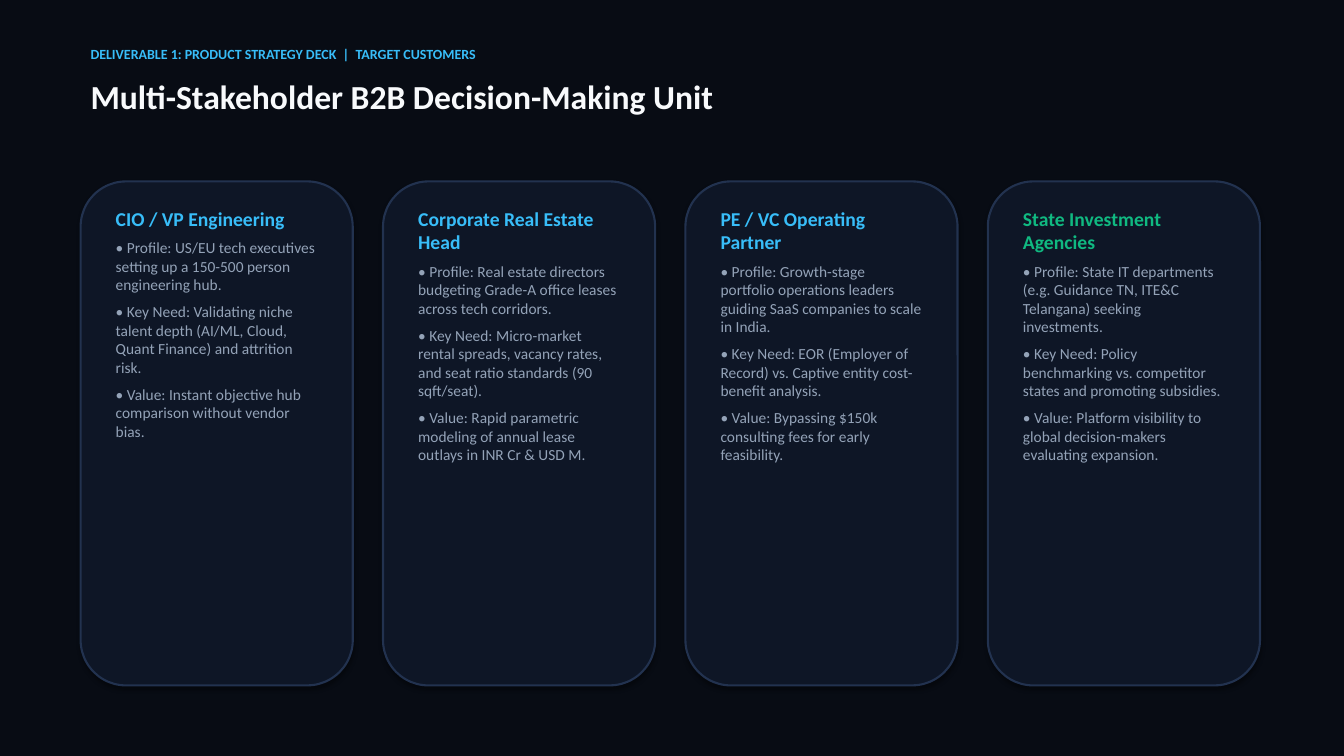
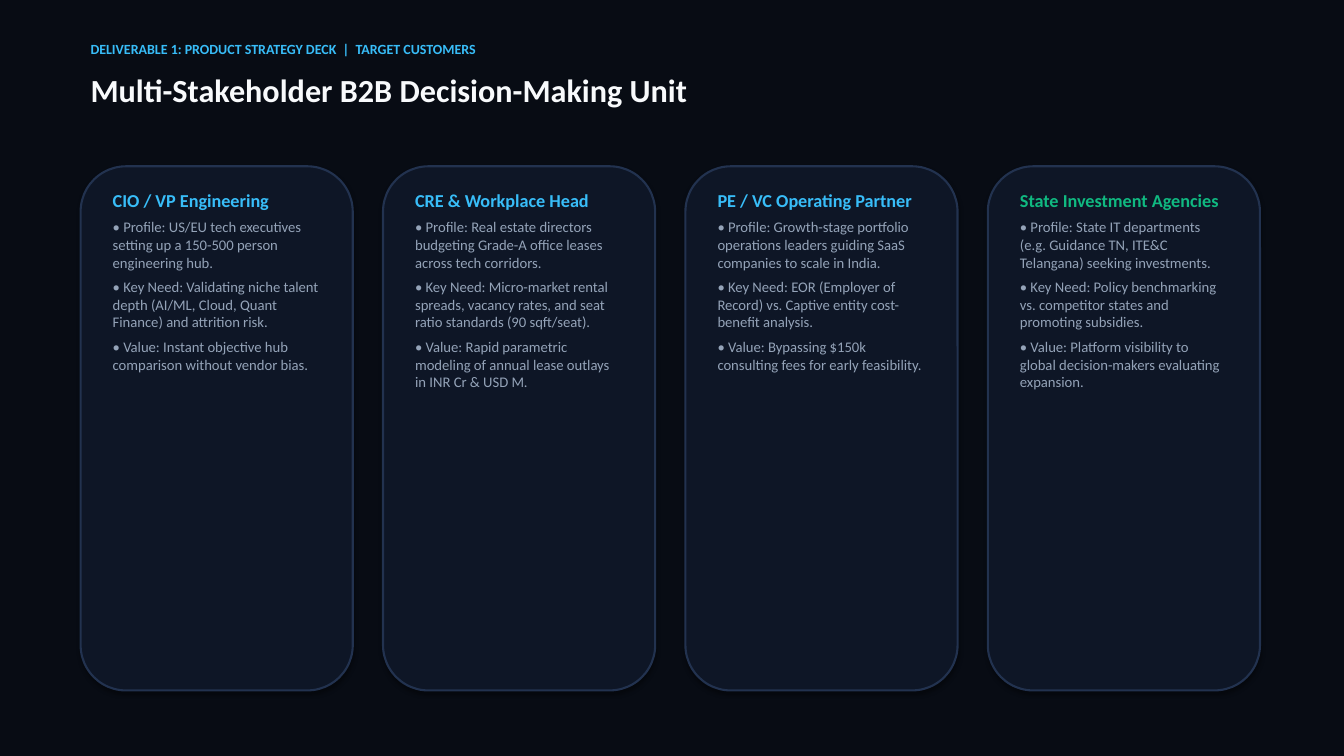
Before and after one commit to SURYAMS002/gcc, a slide deck: slide 5 of GCC_Intel_Product_Strategy_Deck.pptx. Drawn at 1344x756 pixels with LibreOffice and Linux fonts; fonts in the diff are those of the drawing. Boxes give left, top, right and bottom in pixels: in the first picture for what was removed or moved away, otherwise in the second. Text is boxed around its words. In the diff, an @@ line names an element or a change of style, - is before the commit and + after.

Commit message:
Elevate Product Strategy Deck to 15 executive slides: add system architecture, deep dives on all special features, and eliminate any external project mentions

```diff
--- a/GCC_Intel_Product_Strategy_Deck.pptx
+++ b/GCC_Intel_Product_Strategy_Deck.pptx
@@ text "DELIVERABLE 1: PRODUCT STRATEGY DECK ...": place and size @@
-text "DELIVERABLE 1: PRODUCT STRATEGY DECK ..." at [91, 50, 475, 59]
+text "DELIVERABLE 1: PRODUCT STRATEGY DECK ..." at [91, 45, 475, 54]
@@ text "Multi-Stakeholder B2B Decision-Making Unit" at [91, 79, 687, 108]: size 24 to 23 pt @@
@@ rounded rectangle: place and size @@
-rounded rectangle at [81, 181, 353, 686]
+rounded rectangle at [81, 166, 353, 691]
@@ rounded rectangle: place and size @@
-rounded rectangle at [383, 181, 655, 686]
+rounded rectangle at [383, 166, 655, 691]
@@ rounded rectangle: place and size @@
-rounded rectangle at [686, 181, 958, 686]
+rounded rectangle at [686, 166, 958, 691]
@@ rounded rectangle: place and size @@
-rounded rectangle at [988, 181, 1260, 686]
+rounded rectangle at [988, 166, 1260, 691]
@@ text "CIO / VP Engineering": place and size @@
-text "CIO / VP Engineering" at [116, 212, 315, 437]
+text "CIO / VP Engineering" at [113, 194, 319, 373]
@@ text "CIO / VP Engineering" at [113, 194, 319, 373]: size 14 to 13 pt in "CIO / VP Engineering"; size 11 to 10.5 pt; less space between paragraphs @@
@@ text "CRE & Workplace Head": place and size @@
-text "CRE & Workplace Head" at [418, 212, 616, 463]
+text "CRE & Workplace Head" at [415, 194, 610, 387]
@@ text at [415, 194, 588, 210]: text changed; size 14 to 13 pt @@
-Corporate Real Estate Head
+CRE & Workplace Head
@@ text "PE / VC Operating Partner": place and size @@
-text "PE / VC Operating Partner" at [721, 212, 921, 463]
+text "PE / VC Operating Partner" at [718, 194, 921, 373]
@@ text "PE / VC Operating Partner" at [718, 194, 921, 373]: size 14 to 13 pt in "PE / VC Operating Partner"; size 11 to 10.5 pt; less space between paragraphs @@
@@ text "State Investment Agencies": place and size @@
-text "State Investment Agencies" at [1023, 213, 1221, 463]
+text "State Investment Agencies" at [1020, 194, 1219, 389]
@@ text "State Investment Agencies" at [1020, 194, 1219, 389]: size 14 to 13 pt in "State Investment Agencies"; size 11 to 10.5 pt; less space between paragraphs @@
@@ text at [415, 222, 610, 387]: size 11 to 10.5 pt; less space between paragraphs @@
```
Also in this commit, not shown: 10 other slides changed, 4 slides added, 2 slides removed, 2 other files.
